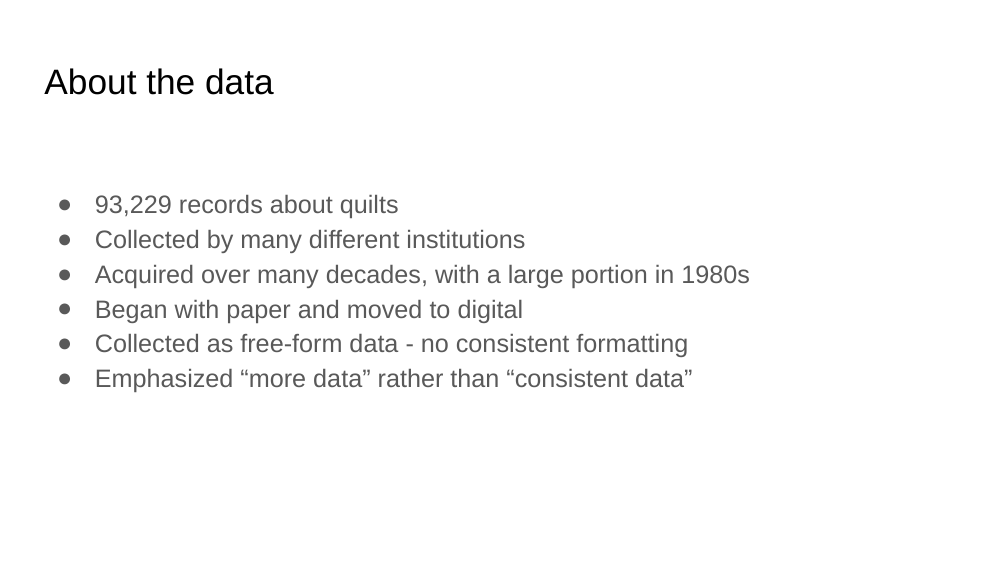
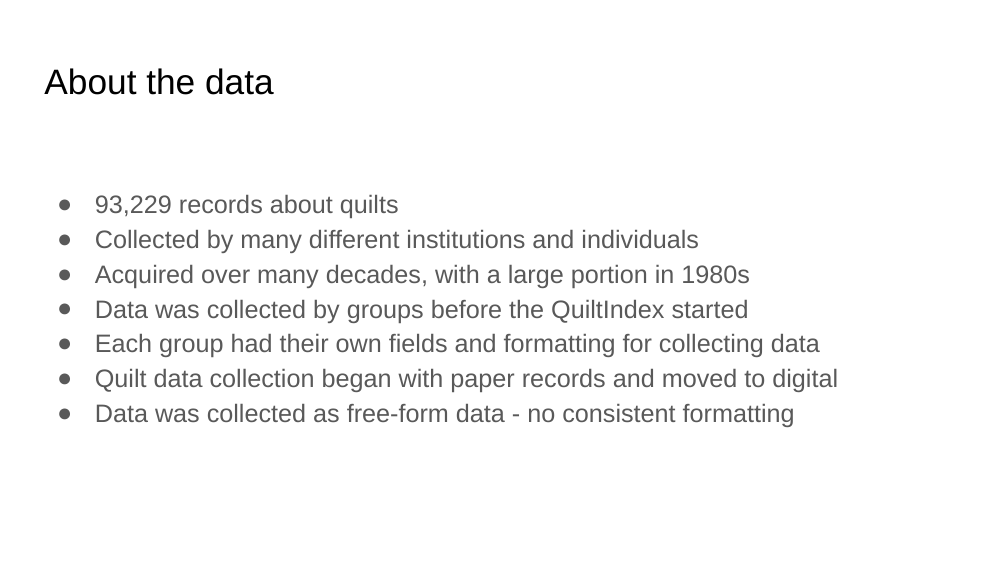
Before and after one commit to tarastarrmarvin/QuiltIndex, a slide deck: slide 4 of Quilt Makers Slides.pptx. Drawn at 1008x567 pixels with LibreOffice and Linux fonts; fonts in the diff are those of the drawing. Boxes give left, top, right and bottom in pixels: in the first picture for what was removed or moved away, otherwise in the second. Text is boxed around its words. In the diff, an @@ line names an element or a change of style, - is before the commit and + after.

Commit message:
refine, add report, incorporate feedback
refine data cleaning, add top quilt makers report, incorporate feedback from data owner

```diff
--- a/Quilt Makers Slides.pptx
+++ b/Quilt Makers Slides.pptx
@@ text at bbox=[95, 229, 699, 253]: text changed @@
-● Collected by many different institutions
+● Collected by many different institutions and individuals
@@ text at bbox=[95, 299, 838, 427]: text changed @@
-● Began with paper and moved to digital
-● Collected as free-form data - no consistent formatting
-● Emphasized “more data” rather than “consistent data”
+● Data was collected by groups before the QuiltIndex started
+● Each group had their own fields and formatting for collecting data
+● Quilt data collection began with paper records and moved to digital
+● Data was collected as free-form data - no consistent formatting
```
Also in this commit, not shown: 2 other slides changed, 9 other files.
